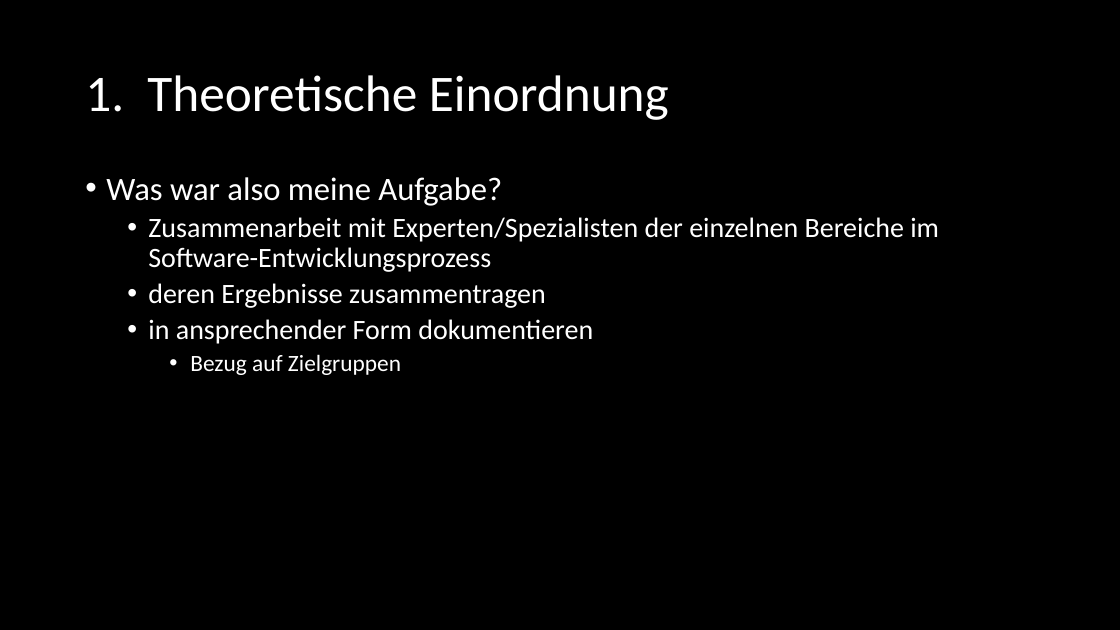
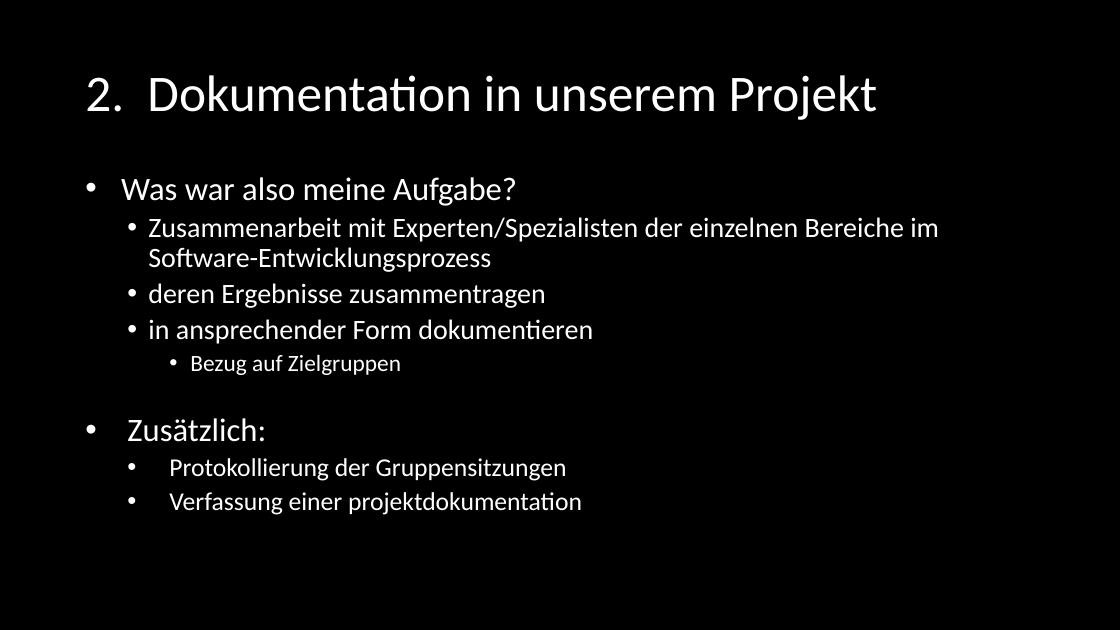
Before and after one commit to SE-Beleggruppe/Beleg_Planung, a slide deck: slide 6 of Präsentation/Felix - Dokumentation/SE_Dokumentation.pptx. Drawn at 1120x630 pixels with LibreOffice and Linux fonts; fonts in the diff are those of the drawing. Boxes give left, top, right and bottom in pixels: in the first picture for what was removed or moved away, otherwise in the second. Text is boxed around its words. In the diff, an @@ line names an element or a change of style, - is before the commit and + after.

Commit message:
Präsentation Dokumentation FINAL

```diff
--- a/Präsentation/Felix - Dokumentation/SE_Dokumentation.pptx
+++ b/Präsentation/Felix - Dokumentation/SE_Dokumentation.pptx
@@ title at <box>85,75,878,120</box>: text changed @@
-1. Theoretische Einordnung
+2. Dokumentation in unserem Projekt
@@ text at <box>127,418,582,515</box>: paragraphs added @@
+    • Zusätzlich:
+      • Protokollierung der Gruppensitzungen
+      • Verfassung einer projektdokumentation
```
Also in this commit, not shown: 9 other slides changed, 4 slides removed.
